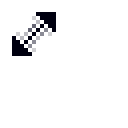
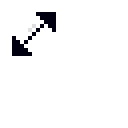
Layers edited between the first and the second 128x128 image:
painted on "HSplit" over [16, 16, 52, 52]
